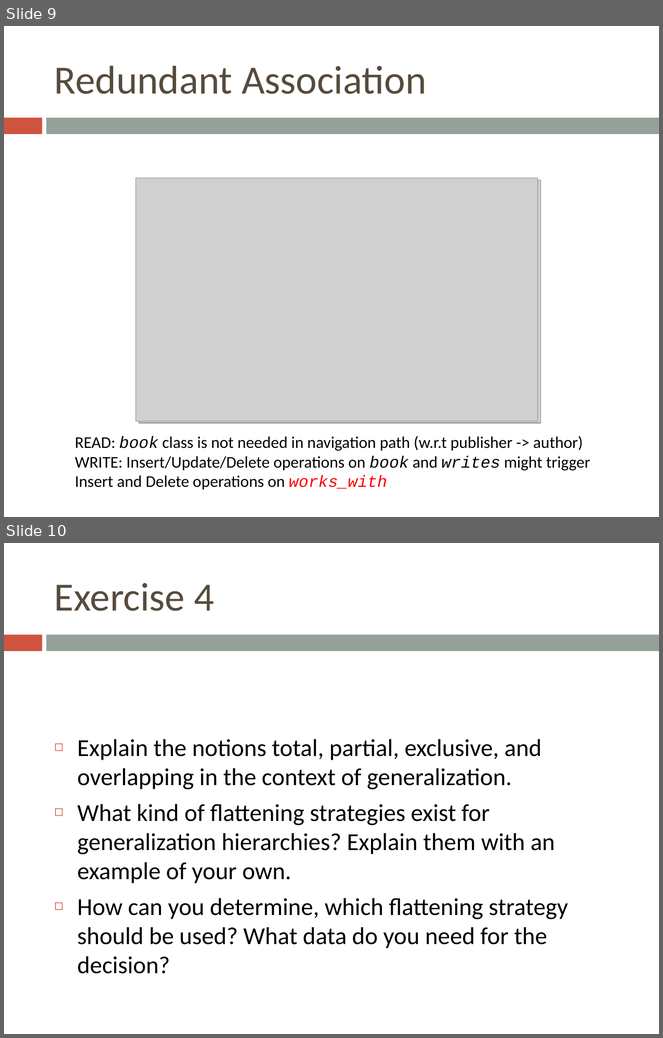
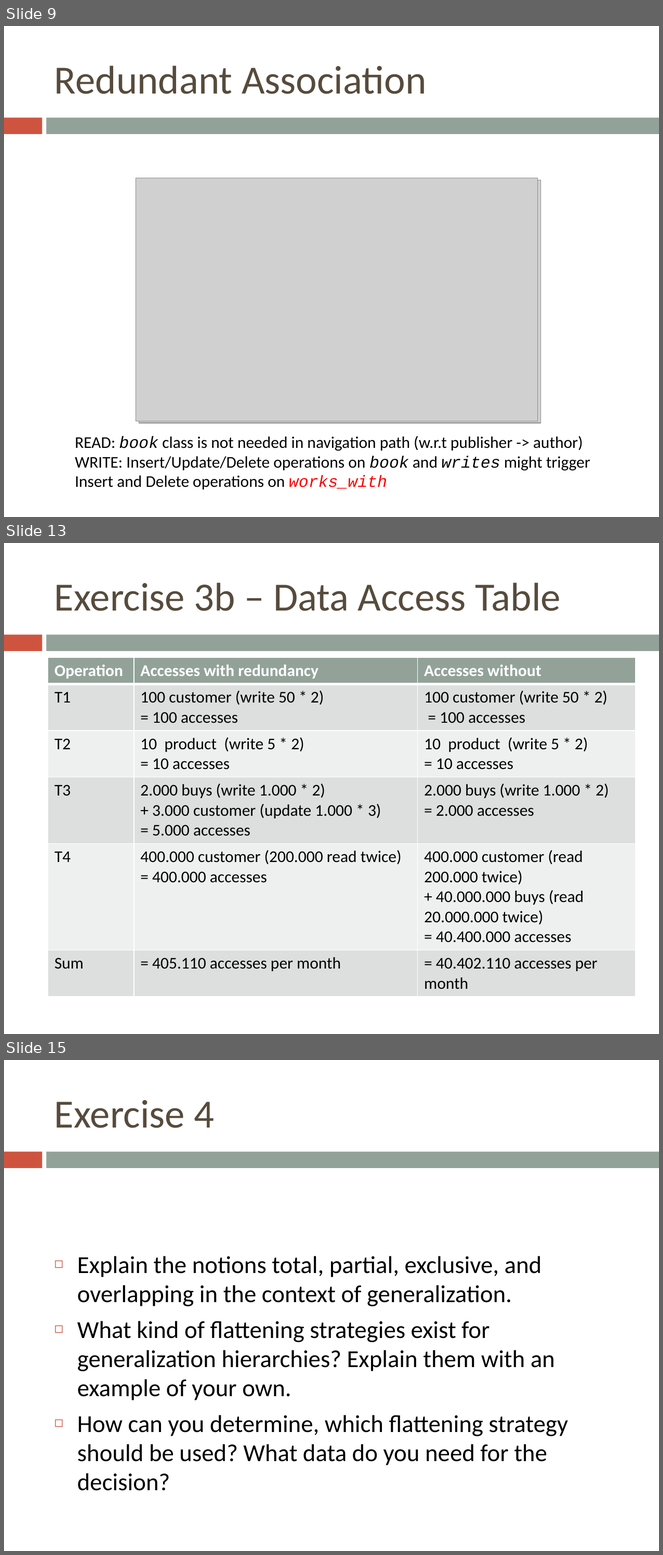
Before and after one commit to bugxd/DBTech, a slide deck: Assignment_4.pptx. Shown one above the other, each under a label of ours: slides 9 and 10 before the commit, slides 9, 13 and 15 after it; the slides between them are not shown. The pictures are 663x1038 and 663x1555 pixels, drawn with LibreOffice and Linux fonts; fonts in the diff are those of the drawing; grey boxes stand for pictures. Boxes give left, top, right and bottom in pixels: in the first picture for what was removed or moved away, otherwise in the second. Text is boxed around its words. In the diff, an @@ line names an element or a change of style, - is before the commit and + after.

```diff
--- a/Assignment_4.pptx
+++ b/Assignment_4.pptx
@@ slide 13 added at bbox=[4, 543, 659, 1034], background #FFFFFF; not listed: 2 template elements that a slide beside it also shows @@
@@ title added at bbox=[54, 583, 561, 611], 44 pt, text #564B3C @@
+Exercise 3b – Data Access Table
@@ table added at bbox=[48, 657, 636, 992], 6 rows, 3 columns @@
+Operation | Accesses with redundancy | Accesses without
+T1 | 100 customer (write 50 * 2) = 100 accesses | 100 customer (write 50 * 2) = 100 accesses
+T2 | 10 product (write 5 * 2) = 10 accesses | 10 product (write 5 * 2) = 10 accesses
+T3 | 2.000 buys (write 1.000 * 2) + 3.000 customer (update 1.000 * 3) = 5.000 accesses | 2.000 buys (write 1.000 * 2) = 2.000 accesses
+T4 | 400.000 customer (200.000 read twice) = 400.000 accesses | 400.000 customer (read 200.000 twice) / + 40.000.000 buys (read 20.000.000 twice) / = 40.400.000 accesses
+Sum | = 405.110 accesses per month | = 40.402.110 accesses per month
@@ what was slide 10 is now slide 15 @@
```
Also in this commit, not shown: 4 other slides added.
